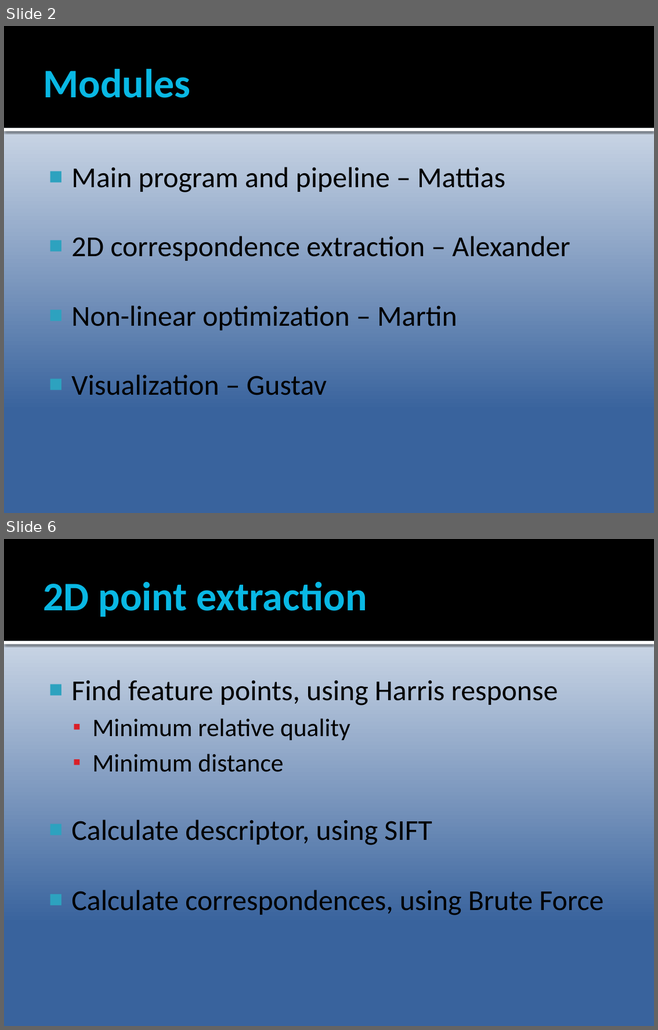
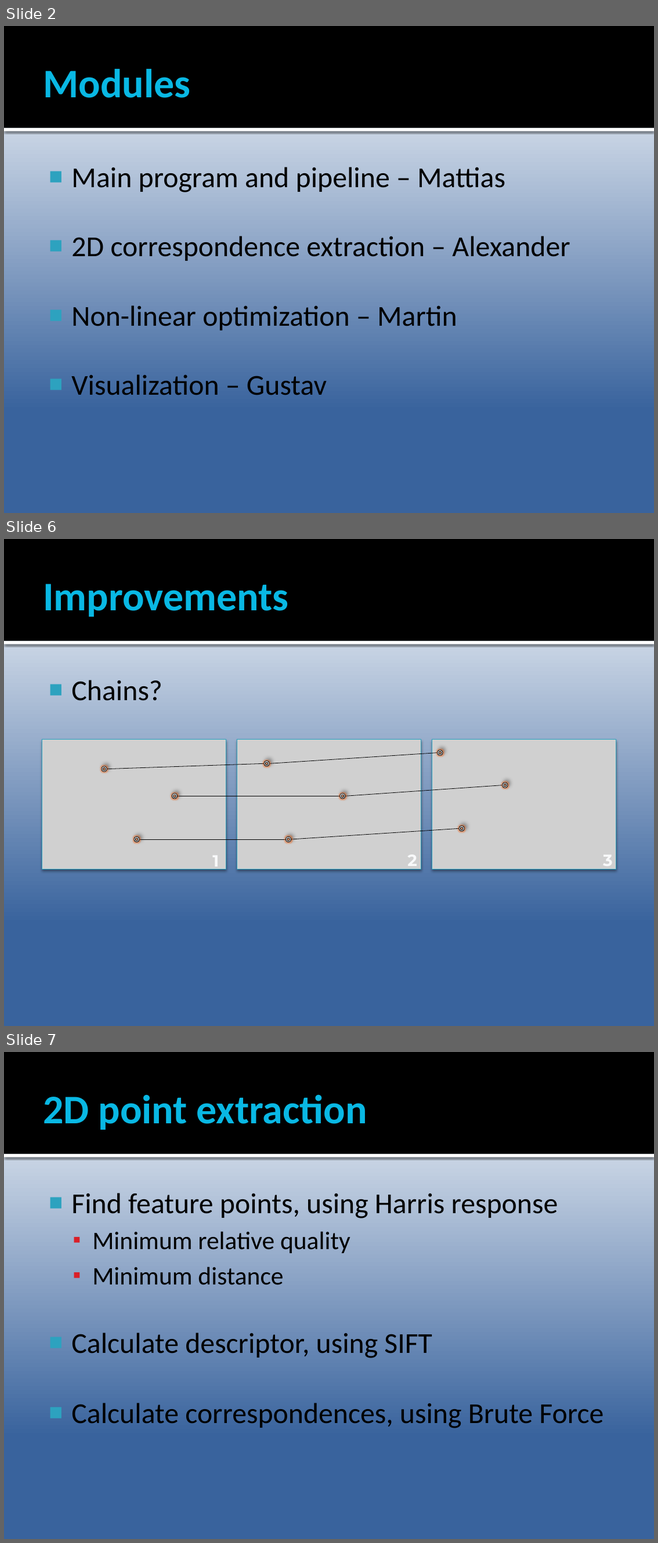
Before and after one commit to Epipolarna/Tracking, a slide deck: 3D Reconstruction/Documentation/TSBB15prez.pptx. Shown one above the other, each under a label of ours: slides 2 and 6 before the commit, slides 2, 6 and 7 after it; the slides between them are not shown. The pictures are 658x1030 and 658x1543 pixels, drawn with LibreOffice and Linux fonts; fonts in the diff are those of the drawing; grey boxes stand for pictures. Boxes give left, top, right and bottom in pixels: in the first picture for what was removed or moved away, otherwise in the second. Text is boxed around its words. In the diff, an @@ line names an element or a change of style, - is before the commit and + after.

```diff
--- a/3D Reconstruction/Documentation/TSBB15prez.pptx
+++ b/3D Reconstruction/Documentation/TSBB15prez.pptx
@@ slide 6 added at <box>4,539,654,1026</box>, background gradient #FFFFFF to #39639D; not listed: 2 template elements that a slide beside it also shows @@
@@ title added at <box>43,584,288,617</box>, 45 pt, text #08B8E4, bold @@
+Improvements
@@ text added at <box>71,680,162,701</box>, 32 pt, text #000000 @@
+■ Chains?
@@ picture added at <box>42,739,226,869</box> @@
@@ picture added at <box>237,739,420,869</box> @@
@@ picture added at <box>431,739,615,869</box> @@
@@ line added from (107, 769) to (264, 764), #000000 0.5 pt @@
@@ donut added at <box>264,761,269,766</box>, fill gradient #BDBDBD to #D1D1D1 to #EEEEEE, outline #000000 0.5 pt @@
@@ line added from (269, 764) to (437, 752), #000000 0.5 pt @@
@@ donut added at <box>437,750,442,755</box>, fill gradient #BDBDBD to #D1D1D1 to #EEEEEE, outline #000000 0.5 pt @@
@@ donut added at <box>101,766,107,772</box>, fill gradient #BDBDBD to #D1D1D1 to #EEEEEE, outline #000000 0.5 pt @@
@@ donut added at <box>172,794,177,799</box>, fill gradient #BDBDBD to #D1D1D1 to #EEEEEE, outline #000000 0.5 pt @@
@@ line added from (177, 797) to (340, 797), #000000 0.5 pt @@
@@ donut added at <box>340,794,345,799</box>, fill gradient #BDBDBD to #D1D1D1 to #EEEEEE, outline #000000 0.5 pt @@
@@ line added from (345, 797) to (502, 785), #000000 0.5 pt @@
@@ donut added at <box>502,783,507,788</box>, fill gradient #BDBDBD to #D1D1D1 to #EEEEEE, outline #000000 0.5 pt @@
@@ line added from (291, 839) to (459, 829), #000000 0.5 pt @@
@@ donut added at <box>459,826,464,831</box>, fill gradient #BDBDBD to #D1D1D1 to #EEEEEE, outline #000000 0.5 pt @@
@@ donut added at <box>134,837,139,842</box>, fill gradient #BDBDBD to #D1D1D1 to #EEEEEE, outline #000000 0.5 pt @@
@@ line added from (139, 839) to (285, 839), #000000 0.5 pt @@
@@ donut added at <box>285,837,291,842</box>, fill gradient #BDBDBD to #D1D1D1 to #EEEEEE, outline #000000 0.5 pt @@
@@ text added at <box>212,856,219,871</box>, 18 pt, text #FCFDFD at 95% opacity, bold @@
+1
@@ text added at <box>407,855,417,870</box>, 18 pt, text #FCFDFD at 95% opacity, bold @@
+2
@@ text added at <box>603,855,612,870</box>, 18 pt, text #FCFDFD at 95% opacity, bold @@
+3
@@ what was slide 6 is now slide 7 @@
```
Also in this commit, not shown: 2 slides changed, 1 other slide added, 1 slide removed, 1 other file.
